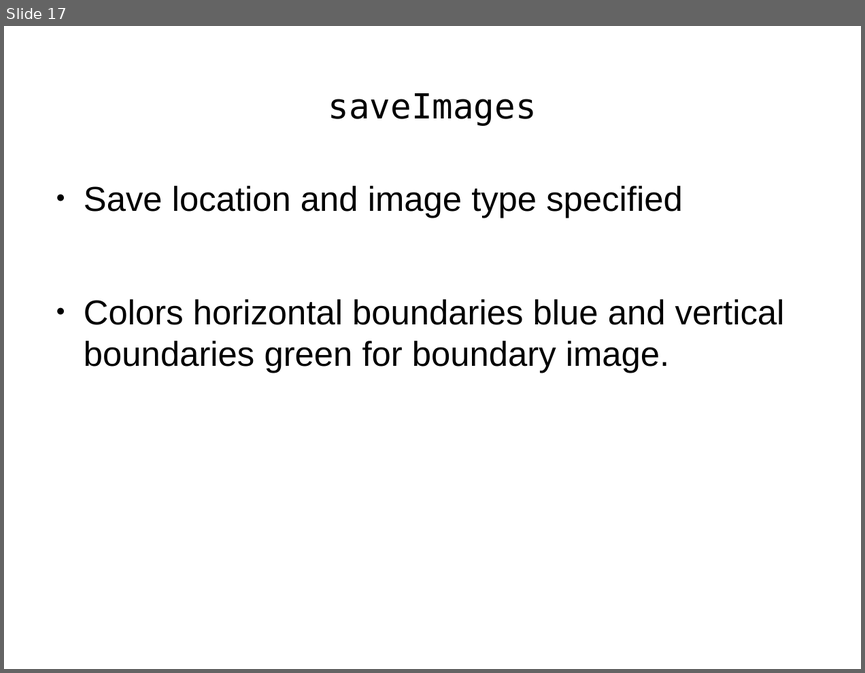
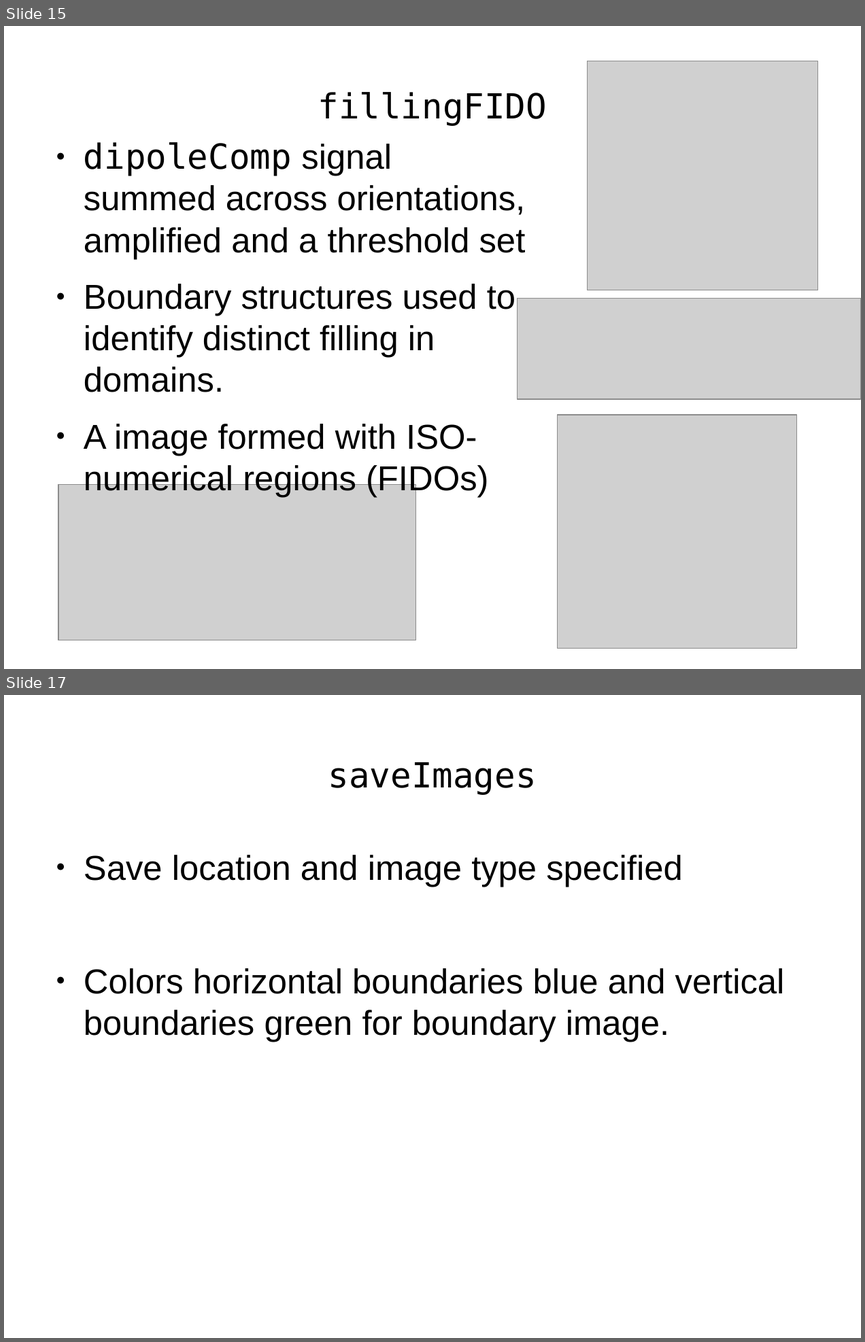
Before and after one commit to TUBvision/contAdapt_francis, a slide deck: Presentation_of_Model.odp. Shown one above the other, each under a label of ours: slide 17 before the commit, slides 15 and 17 after it; the slides between them are not shown. The pictures are 865x673 and 865x1342 pixels, drawn with LibreOffice and Linux fonts; fonts in the diff are those of the drawing; grey boxes stand for pictures. Boxes give left, top, right and bottom in pixels: in the first picture for what was removed or moved away, otherwise in the second. Text is boxed around its words. In the diff, an @@ line names an element or a change of style, - is before the commit and + after.

```diff
--- a/Presentation_of_Model.odp
+++ b/Presentation_of_Model.odp
@@ slide 15 added at bbox=[4, 26, 861, 669], background #FFFFFF @@
@@ picture added at bbox=[587, 61, 818, 291] @@
@@ title added at bbox=[317, 92, 547, 126], 32 pt, text #000000 @@
+fillingFIDO
@@ text added at bbox=[84, 142, 526, 497], 32 pt, text #000000 @@
+● dipoleComp signal summed across orientations, amplified and a threshold set
+● Boundary structures used to identify distinct filling in domains.
+● A image formed with ISO-numerical regions (FIDOs)
@@ picture added at bbox=[517, 298, 861, 399] @@
@@ picture added at bbox=[557, 415, 796, 648] @@
@@ picture added at bbox=[58, 485, 416, 640] @@
```
Also in this commit, not shown: 2 slides changed, 1 other slide added, 3 slides removed, 2 other files.
